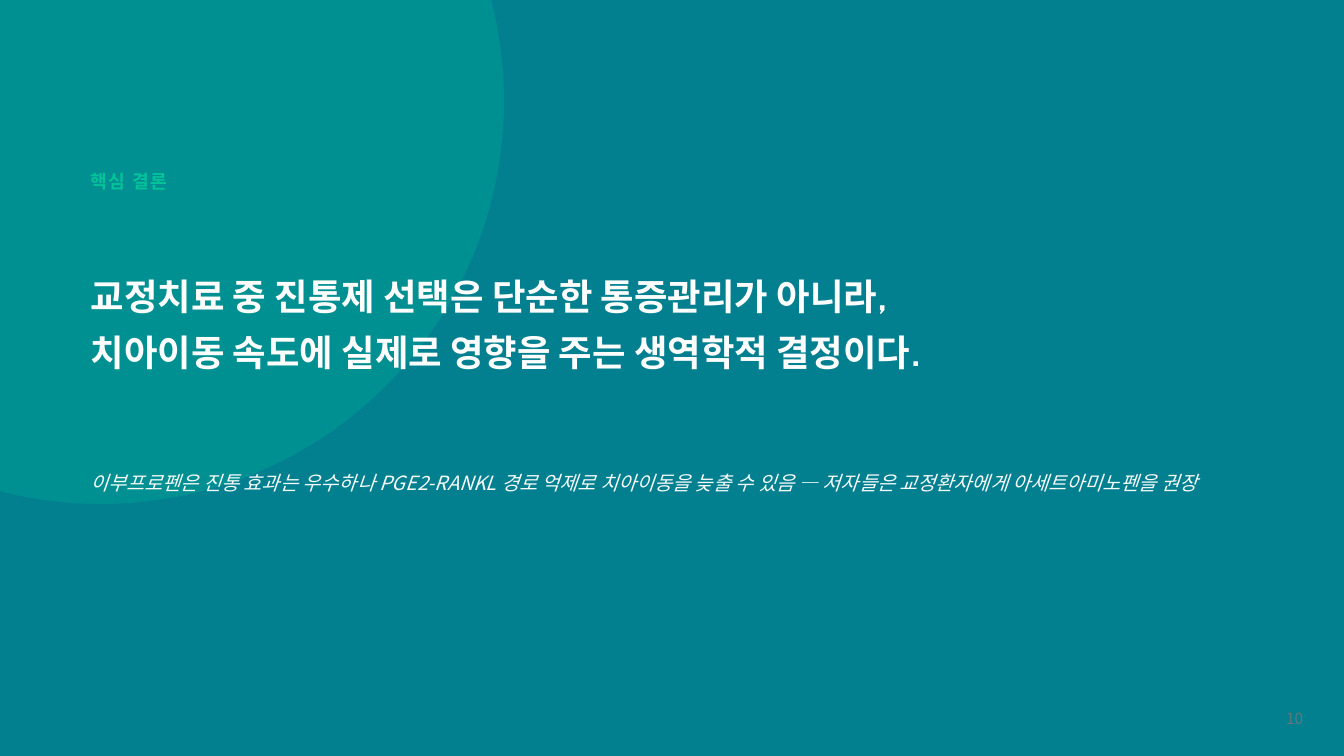
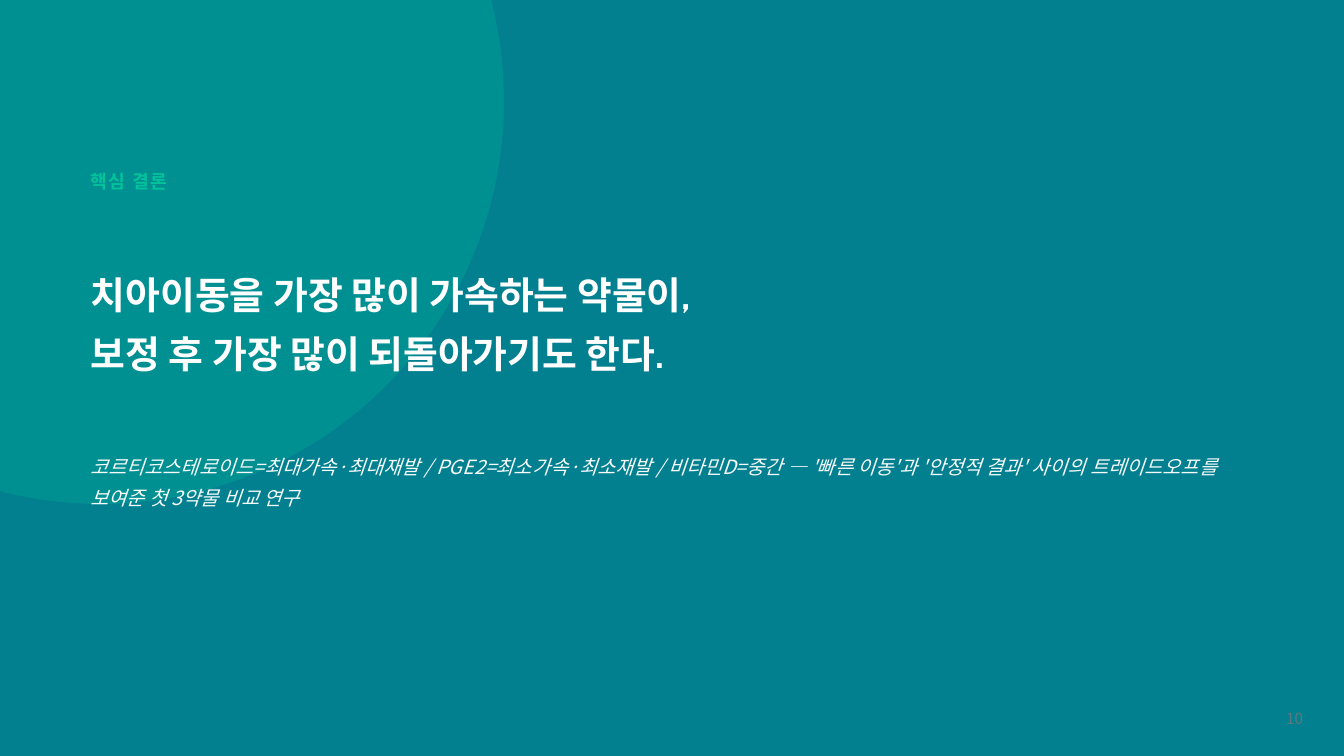
Before and after one commit to yojokem/-, a slide deck: slide 10 of 치과약리학실험2-논문발표/치과약리학실험2_논문발표.pptx. Drawn at 1344x756 pixels with LibreOffice and Linux fonts; fonts in the diff are those of the drawing. Boxes give left, top, right and bottom in pixels: in the first picture for what was removed or moved away, otherwise in the second. Text is boxed around its words. In the diff, an @@ line names an element or a change of style, - is before the commit and + after.

```diff
--- a/치과약리학실험2-논문발표/치과약리학실험2_논문발표.pptx
+++ b/치과약리학실험2-논문발표/치과약리학실험2_논문발표.pptx
@@ text at [91, 277, 690, 372]: text changed; size 26 to 27 pt @@
-교정치료 중 진통제 선택은 단순한 통증관리가 아니라,
-치아이동 속도에 실제로 영향을 주는 생역학적 결정이다.
+치아이동을 가장 많이 가속하는 약물이,
+보정 후 가장 많이 되돌아가기도 한다.
@@ text at [91, 457, 1217, 507]: text changed @@
-이부프로펜은 진통 효과는 우수하나 PGE2-RANKL 경로 억제로 치아이동을 늦출 수 있음 — 저자들은 교정환자에게 아세트아미노펜을 권장
+코르티코스테로이드=최대가속·최대재발 / PGE2=최소가속·최소재발 / 비타민D=중간 — '빠른 이동'과 '안정적 결과' 사이의 트레이드오프를 보여준 첫 3약물 비교 연구
```
Also in this commit, not shown: 4 other slides changed, 5 slides added, 5 slides removed, 1 other file.
